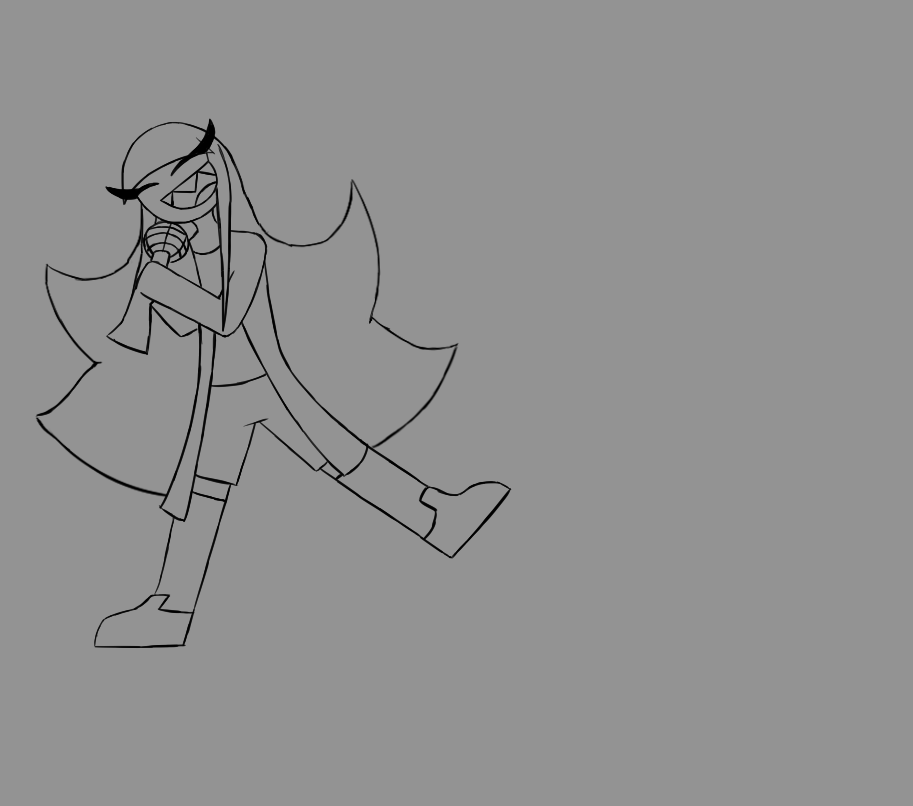
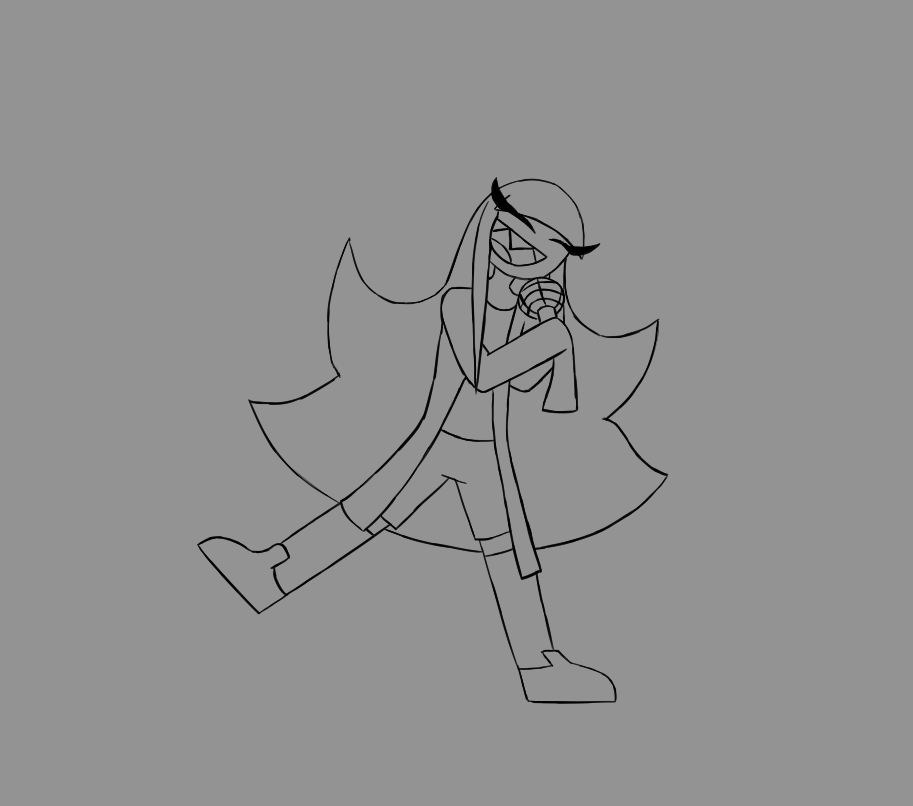
Layer changes from the first 913 x 806 image to the second:
painted on "Capa de pintura 2(pegado)" over [154, 120, 669, 704]
painted on "Down Lineart" over [192, 448, 640, 704]
painted on "Background" over [35, 118, 669, 704]
showed "Capa de pintura 5" over [304, 177, 669, 603]
